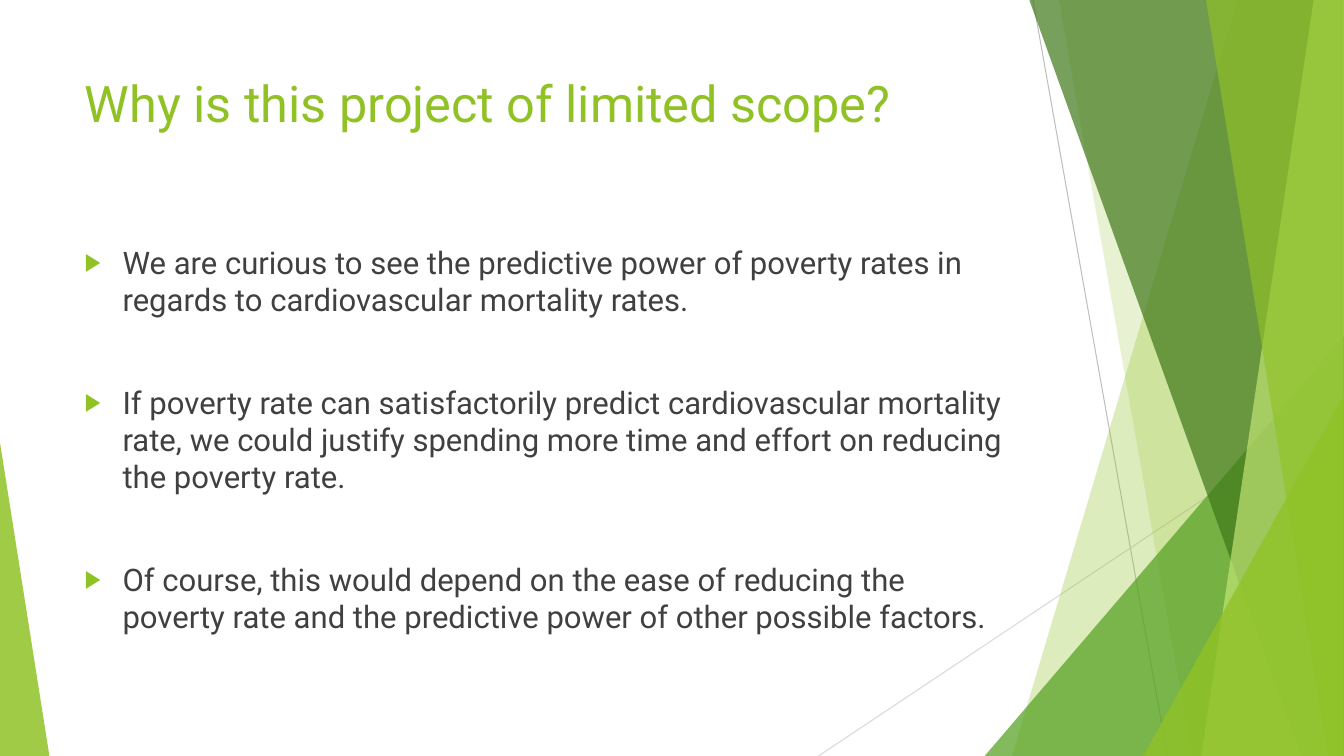
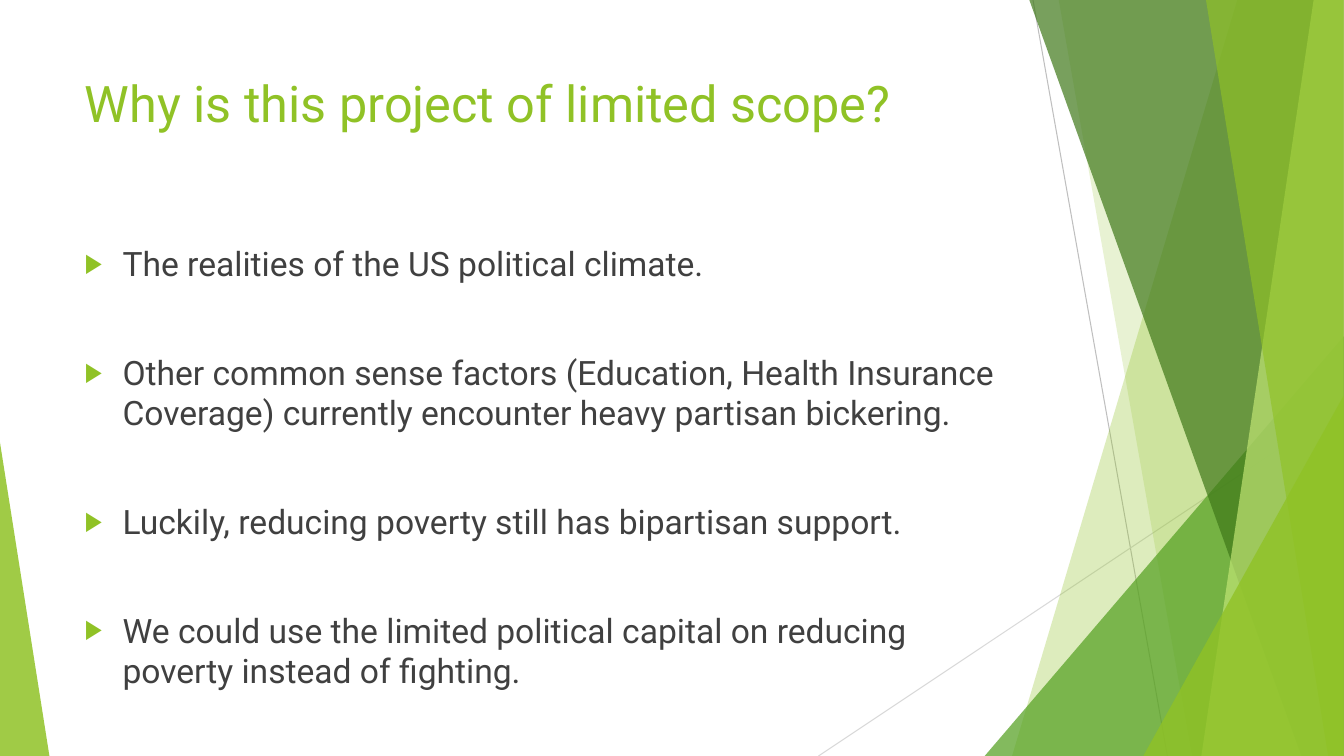
Before and after one commit to littlesiagoy/Springboard-Capstone-1, a slide deck: slide 5 of Capstone 1 Slidedeck.pptx. Drawn at 1344x756 pixels with LibreOffice and Linux fonts; fonts in the diff are those of the drawing. Boxes give left, top, right and bottom in pixels: in the first picture for what was removed or moved away, otherwise in the second. Text is boxed around its words. In the diff, an @@ line names an element or a change of style, - is before the commit and + after.

```diff
--- a/Capstone 1 Slidedeck.pptx
+++ b/Capstone 1 Slidedeck.pptx
@@ text at (123, 250, 993, 684): text changed; size 22.2 to 24 pt @@
-▶ We are curious to see the predictive power of poverty rates in regards to cardiovascular mortality rates.
-▶ If poverty rate can satisfactorily predict cardiovascular mortality rate, we could justify spending more time and effort on reducing the poverty rate.
-▶ Of course, this would depend on the ease of reducing the poverty rate and the predictive power of other possible factors.
+▶ The realities of the US political climate.
+▶ Other common sense factors (Education, Health Insurance Coverage) currently encounter heavy partisan bickering.
+▶ Luckily, reducing poverty still has bipartisan support.
+▶ We could use the limited political capital on reducing poverty instead of fighting.
```
Also in this commit, not shown: 11 other slides changed, 5 slides added, 4 slides removed, 18 other files.
